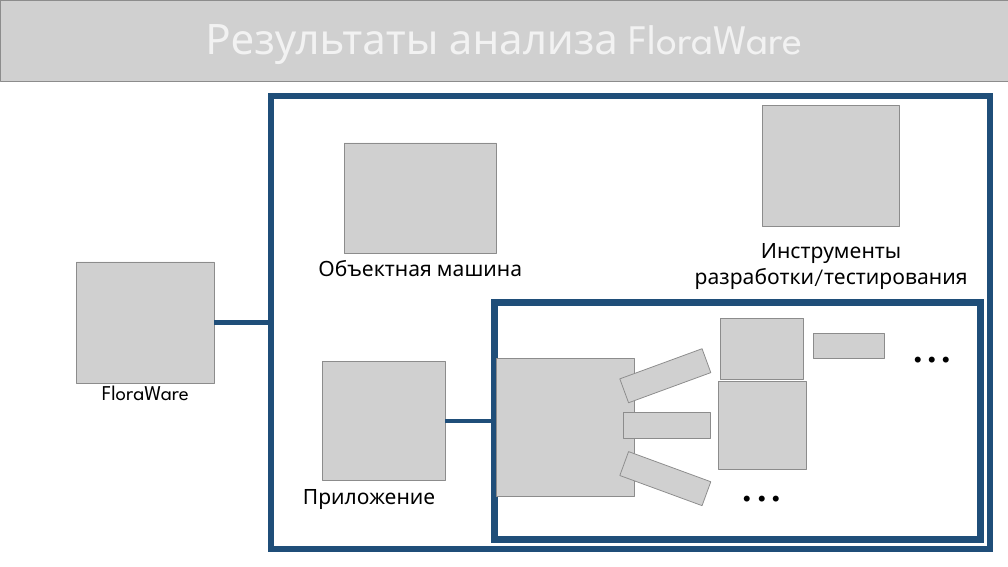
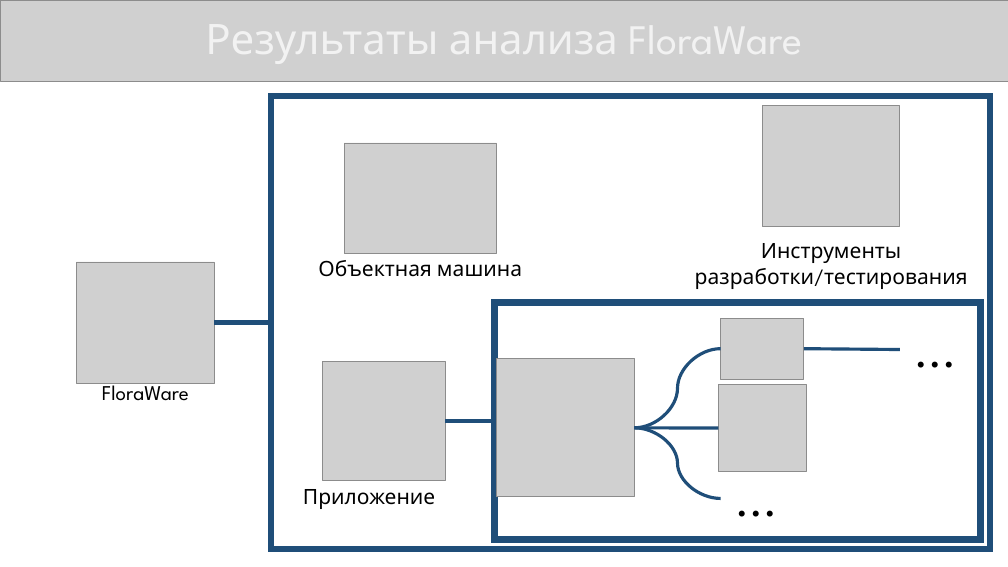
Before and after one commit to KonstantinShemyakin/Diplom, a slide deck: slide 6 of Presentation/NMSTU_Presentation.pptx. Drawn at 1008x567 pixels with LibreOffice and Linux fonts; fonts in the diff are those of the drawing; grey boxes stand for pictures. Boxes give left, top, right and bottom in pixels: in the first picture for what was removed or moved away, otherwise in the second. Text is boxed around its words. In the diff, an @@ line names an element or a change of style, - is before the commit and + after.

```diff
--- a/Presentation/NMSTU_Presentation.pptx
+++ b/Presentation/NMSTU_Presentation.pptx
@@ text "...": place and size @@
-text "..." at [897,312,969,376]
+text "..." at [900,318,972,381]
@@ picture removed at [620,349,711,403] @@
@@ curved line added from (634, 428) to (721, 349), #1F4E79 3 pt @@
@@ line added from (804, 349) to (900, 349), #1F4E79 3 pt @@
@@ picture removed at [814,333,884,359] @@
@@ picture removed at [623,413,711,439] @@
@@ line added from (634, 428) to (718, 428), #1F4E79 3 pt @@
@@ curved line added from (634, 428) to (721, 498), #1F4E79 3 pt @@
@@ picture removed at [620,452,711,506] @@
@@ text "...": place and size @@
-text "..." at [727,451,799,515]
+text "..." at [721,467,792,530]
```
Also in this commit, not shown: 3 other slides changed, 1 slide added.
